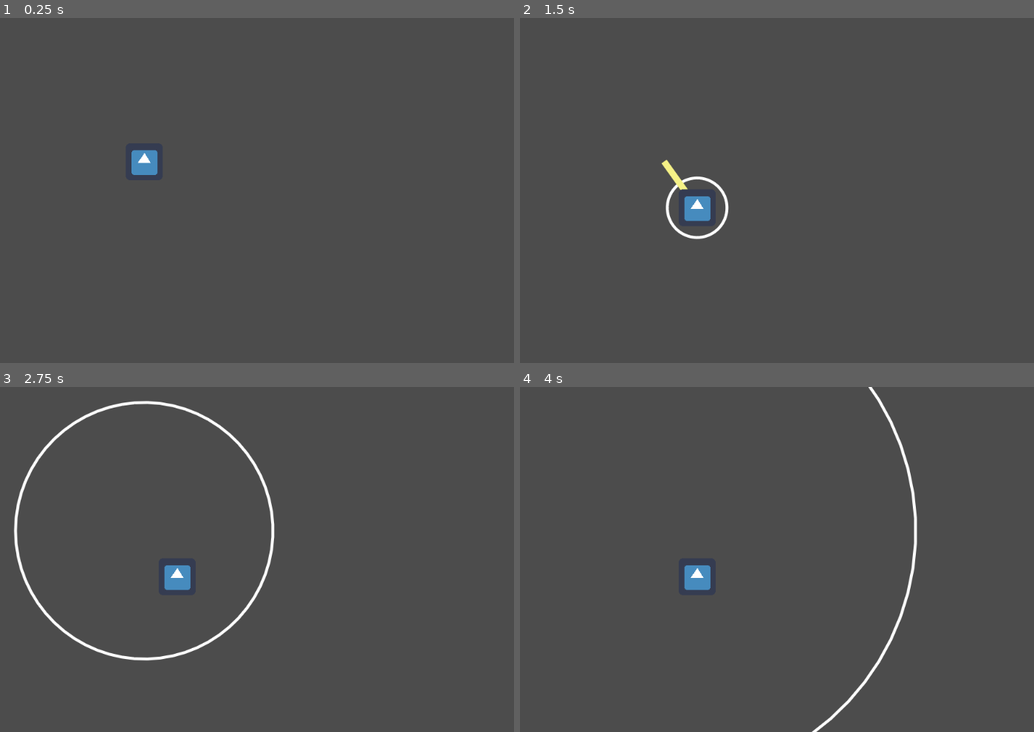
Above: before the commit, frames 1-4 (two rows, left to right).
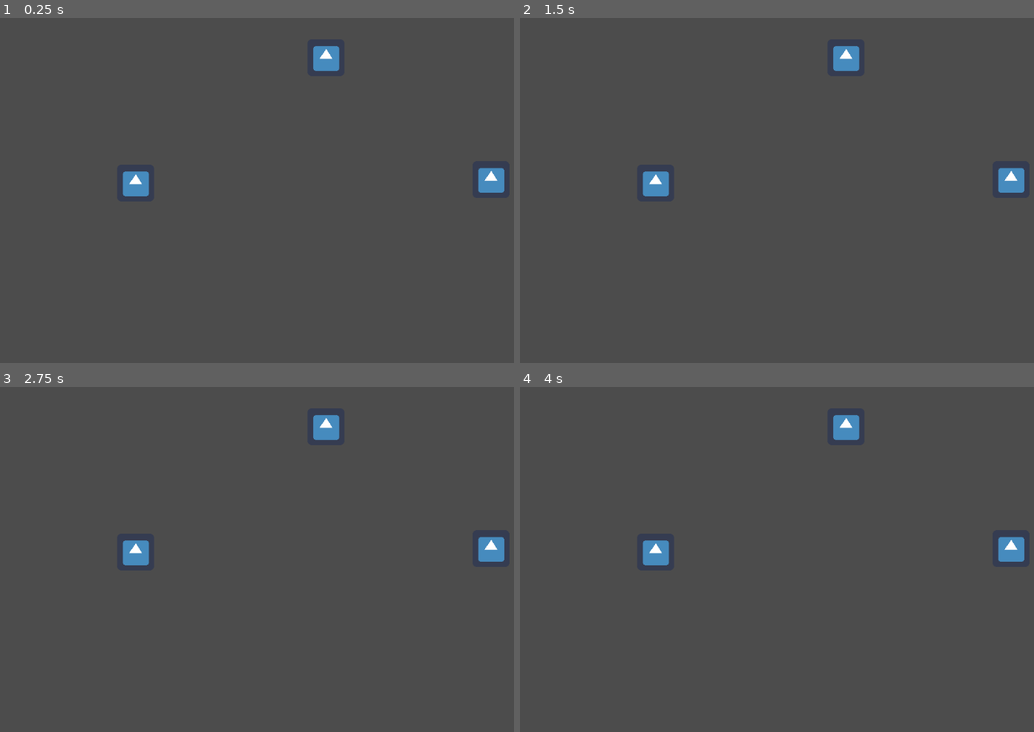
Above: after the commit, the same moments.

Repository: playerpeter1231/SimulTurn-Tactics
Game: Godot game, scene res://Scenes/MainScene.tscn
Same seed, same stepped clock (60 frames per second), same inputs: the game is played once before the commit and once after it. Before the commit the project starts from res://Scenes/ProtoTest.tscn. The engine's default icon, where the game draws it, is replaced by a stand-in: a white triangle on a blue panel in a dark square.
Inputs (mouse positions are in pixels of both pictures, inside the frame that each line leads up to):
- Up to frame 1 (0.25 s): no input
- Up to frame 2 (1.5 s): tap Enter at 0.5 s; move the mouse to (946, 173) at 0.52 s; press the mouse at (946, 173) at 0.53 s; tap Space at 1.25 s; move the mouse to (694, 207) at 1.27 s; release the mouse at (694, 207) at 1.28 s; click (694, 207) at 1.35 s
- Up to frame 3 (2.75 s): tap Enter at 2 s; move the mouse to (354, 483) at 2.02 s; press the mouse at (354, 483) at 2.03 s
- Up to frame 4 (4 s): tap Space at 2.75 s; move the mouse to (787, 628) at 2.77 s; release the mouse at (787, 628) at 2.78 s; click (787, 628) at 2.85 s; tap Enter at 3.5 s; move the mouse to (992, 611) at 3.52 s; press the mouse at (992, 611) at 3.53 s

The runs differ from the first frame. In frame 1, 1.4% of the frame differs, in the area x 23-99%, y 8-52%; in frame 2, 2.0%; in frame 3, 3.1%, in the area x 2-99%, y 4-80%; in frame 4, 2.3%.

Commit message:
Path building
Created path building which when the object is selected (default char 1 with esc), it will show a circle which is the distance it can still travel. Then it can be dragged along a saved path. TODO: Make animation for the character to follow that path. Make it so that other chars are selectable. Finish menu buttons.

Diff:
--- a/Scenes/ProtoTest.tscn
+++ b/Scenes/Character.tscn
@@ -1,21 +1,26 @@
-[gd_scene load_steps=4 format=2]
+[gd_scene load_steps=5 format=2]
 
 [ext_resource path="res://Scripts/DragLine.gd" type="Script" id=1]
 [ext_resource path="res://icon.png" type="Texture" id=2]
 [ext_resource path="res://Scenes/DrawRange.gd" type="Script" id=3]
 
-[node name="Node2D" type="Node2D"]
+[sub_resource type="RectangleShape2D" id=1]
+extents = Vector2( 31.5, 31.5 )
+
+[node name="Character" type="Area2D"]
 script = ExtResource( 3 )
 clicked_color = Color( 1, 1, 1, 1 )
-released_color = Color( 1, 1, 1, 0 )
+released_color = Color( 0.823529, 0.231373, 0.231373, 1 )
 
 [node name="Line2D" type="Line2D" parent="."]
 default_color = Color( 0.964706, 0.94902, 0.529412, 1 )
 round_precision = 16
 antialiased = true
 script = ExtResource( 1 )
-max_length = 150
+max_length = 500
 
 [node name="Sprite" type="Sprite" parent="Line2D"]
-position = Vector2( 250, 250 )
 texture = ExtResource( 2 )
+
+[node name="CollisionShape2D" type="CollisionShape2D" parent="."]
+shape = SubResource( 1 )
--- a/Scenes/DrawRange.gd
+++ b/Scenes/DrawRange.gd
@@ -4,26 +4,37 @@
 export(Color) var released_color
 export(Color) var curr_color = "00ffffff"
 var radius
-var is_moving = false
+var is_active = false
+var is_drawing = false
 
-func _process(_delta):
+
+func init_path():
+	curr_color = clicked_color
+	$Line2D.init_line()
+	is_active = true
+	update()
+
+# Calculates points to draw char path and updates the draw function
+func draw_path():
+
 	if Input.is_action_just_pressed("click"):
-		is_moving = true
-		curr_color = clicked_color
-		print("Should see a circle")
+		is_drawing = true
+
+	if is_drawing and Input.is_action_pressed("click"):
+		$Line2D.calc_line()
 		update()
 
-	if Input.is_action_pressed("click"):
+	if is_drawing and Input.is_action_just_released("click"):
+		curr_color = released_color
 		update()
+		#curr_state = sstates.ACCEPTING_PATH
 
-	if Input.is_action_just_released("click"):
-		curr_color = released_color
-
+func accept_path():
+	pass
 
 func _draw():
-	print(is_moving)
-	if is_moving:
+	if is_active:
 		radius = $Line2D.max_length - $Line2D.line_length
-		print(radius)
-		print($Line2D.line_length)
+
+		# draw_arc( position, radius, start_arc, end_arc, point_count, circ_color, line_width, anti-alias)
 		draw_arc($Line2D.last_point, radius, 0, TAU, 64, curr_color, 4, true)
--- /dev/null
+++ b/Scenes/MainScene.tscn
@@ -0,0 +1,63 @@
+[gd_scene load_steps=3 format=2]
+
+[ext_resource path="res://Scenes/Character.tscn" type="PackedScene" id=1]
+[ext_resource path="res://Scenes/SceneController.gd" type="Script" id=2]
+
+[node name="Control" type="Control"]
+anchor_right = 1.0
+anchor_bottom = 1.0
+mouse_filter = 2
+script = ExtResource( 2 )
+__meta__ = {
+"_edit_use_anchors_": false
+}
+
+[node name="Character1" parent="." instance=ExtResource( 1 )]
+position = Vector2( 235, 287 )
+
+[node name="Character2" parent="." instance=ExtResource( 1 )]
+position = Vector2( 565, 69 )
+
+[node name="Character3" parent="." instance=ExtResource( 1 )]
+position = Vector2( 851, 281 )
+
+[node name="AcceptPathMenu" type="HBoxContainer" parent="."]
+visible = false
+anchor_top = 0.85
+anchor_right = 1.0
+anchor_bottom = 1.0
+margin_top = -20.0
+mouse_filter = 0
+__meta__ = {
+"_edit_use_anchors_": false
+}
+
+[node name="ChooseChar" type="Button" parent="AcceptPathMenu"]
+margin_right = 338.0
+margin_bottom = 110.0
+size_flags_horizontal = 3
+text = "Choose Different Character"
+
+[node name="NewPath" type="Button" parent="AcceptPathMenu"]
+margin_left = 342.0
+margin_right = 681.0
+margin_bottom = 110.0
+size_flags_horizontal = 3
+text = "Make New Path"
+__meta__ = {
+"_edit_use_anchors_": false
+}
+
+[node name="AcceptPath" type="Button" parent="AcceptPathMenu"]
+margin_left = 685.0
+margin_right = 1024.0
+margin_bottom = 110.0
+size_flags_horizontal = 3
+text = "Accept Current Path"
+
+[connection signal="mouse_entered" from="Character1" to="." method="_on_Character1_mouse_entered"]
+[connection signal="mouse_entered" from="Character2" to="." method="_on_Character2_mouse_entered"]
+[connection signal="mouse_entered" from="Character3" to="." method="_on_Character3_mouse_entered"]
+[connection signal="button_up" from="AcceptPathMenu/ChooseChar" to="." method="_on_ChooseChar_button_up"]
+[connection signal="button_up" from="AcceptPathMenu/NewPath" to="." method="_on_NewPath_button_up"]
+[connection signal="button_up" from="AcceptPathMenu/AcceptPath" to="." method="_on_AcceptPath_button_up"]
--- /dev/null
+++ b/Scenes/SceneController.gd
@@ -0,0 +1,72 @@
+extends Control
+
+
+# sstates short for Simple_States
+enum sstates {
+	NOTHING_PRESSED, # For when there is no option chosen
+	CHOOSING_PATH, # For when player is choosing character path
+	ACCEPTING_PATH, # For when the player is accepting path
+}
+var curr_state = sstates.NOTHING_PRESSED
+
+var curr_char
+
+func _process(_delta):
+	match curr_state:
+		sstates.NOTHING_PRESSED:
+			if Input.is_action_just_released("click"):
+				if curr_char:
+					print("Curr character, ",curr_char.name)
+
+			if Input.is_action_just_pressed("open_menu"):
+				#print("Changing state to choosing path")
+
+				$Character1.init_path()
+				curr_state = sstates.CHOOSING_PATH
+
+		sstates.CHOOSING_PATH:
+
+			$Character1.draw_path()
+
+			if $Character1.is_drawing and Input.is_action_just_released("click"):
+				$Character1.is_drawing = false
+				curr_state = sstates.ACCEPTING_PATH
+
+			if Input.is_action_just_pressed("open_menu"):
+				get_tree().reload_current_scene()
+
+		sstates.ACCEPTING_PATH:
+			$AcceptPathMenu.visible = true
+
+
+func handle_choice(character):
+	if curr_state == sstates.NOTHING_PRESSED:
+		curr_char = character
+
+
+func _on_Character1_mouse_entered():
+	print("You found me! 1")
+	print(self.name)
+	handle_choice(self)
+
+
+func _on_Character2_mouse_entered():
+	handle_choice(self)
+
+
+func _on_Character3_mouse_entered():
+	handle_choice(self)
+
+
+func _on_ChooseChar_button_up():
+	pass # Replace with function body.
+
+
+func _on_NewPath_button_up():
+	$Character1.init_path()
+	curr_state = sstates.CHOOSING_PATH
+	$AcceptPathMenu.visible = false
+
+
+func _on_AcceptPath_button_up():
+	pass # Replace with function body.
--- a/Scripts/DragLine.gd
+++ b/Scripts/DragLine.gd
@@ -1,20 +1,53 @@
 extends Line2D
 
+# Max length path may be
 export var max_length = 15
+# How long to wait before adding new point to reduce cpu load
+export var step_length = 15
 var line_length = 0
-export var first_pos = Vector2(250,250)
+onready var first_pos = get_global_position()
 var last_point
 
-func _process(_delta):
-	if Input.is_action_just_pressed("click"):
-		clear_points()
-		add_point(first_pos)
-		last_point = first_pos
 
-	if Input.is_action_pressed("click"):
-		if get_global_mouse_position() != get_point_position(get_point_count()-1):
-			line_length = get_point_position(0).distance_to(get_global_mouse_position())
-			if line_length < max_length:
-				add_point(get_global_mouse_position())
-				$Sprite.set_position(get_global_mouse_position())
-				last_point = get_point_position(get_point_count()-1)
+func init_line():
+	# Initialize line to draw from original position
+	clear_points()
+	last_point = Vector2(0,0)
+	add_point(last_point)
+	$Sprite.position = last_point
+	line_length = 0
+	#print("last point, ", last_point)
+
+
+func calc_line():
+	#print("Currently calculating")
+	var relative_pos = get_global_mouse_position() - first_pos
+	# Check if mouse has moved so it doesn't add unnessecary points
+	if get_global_mouse_position()-first_pos != last_point:
+
+		# Create line_length for checks in DragLine and DrawRange
+
+		# print("position 0 ", get_point_position(0))
+		# print("last point, ", last_point)
+		#line_length = get_point_position(0).distance_to(last_point)
+
+		print("point size, ", get_point_count())
+		#print("last point, ",get_point_position(get_point_count()-2))
+		#print("This point, ",get_point_position(get_point_count()-1))
+		#line_length += get_point_position(i-1).distance_to(get_point_position(i))
+
+
+		#print("line length, ", line_length)
+		if line_length < max_length:
+
+			#print("mouse pos, ", get_global_mouse_position())
+			#print("Step length, ", get_global_mouse_position().distance_to(last_point))
+			if relative_pos.distance_to(last_point) > step_length:
+				var new_point = relative_pos
+				add_point(new_point)
+				$Sprite.set_position(new_point)
+				line_length += get_point_position(get_point_count()-2).distance_to(new_point)
+				#print(new_point)
+
+				# Set last_point to be called in DrawRange as circle origin
+				last_point = new_point
--- a/Scripts/GameManager.gd
+++ b/Scripts/GameManager.gd
@@ -1,6 +1,9 @@
 extends Node
 
-
-func _process(_delta):
-	if Input.is_action_just_pressed("open_menu"):
-		get_tree().quit()
+# sstates short for Simple_States
+enum sstates {
+	NOTHING_PRESSED, # For when there is no option chosen
+	CHOOSING_PATH, # For when player is choosing character path
+	#ACCEPTING_PATH, # For when the player is accepting path
+}
+var curr_state = sstates.NOTHING_PRESSED
--- a/project.godot
+++ b/project.godot
@@ -11,7 +11,7 @@
 [application]
 
 config/name="SimulTurn Tactics Proto"
-run/main_scene="res://Scenes/ProtoTest.tscn"
+run/main_scene="res://Scenes/MainScene.tscn"
 config/icon="res://icon.png"
 
 [autoload]
